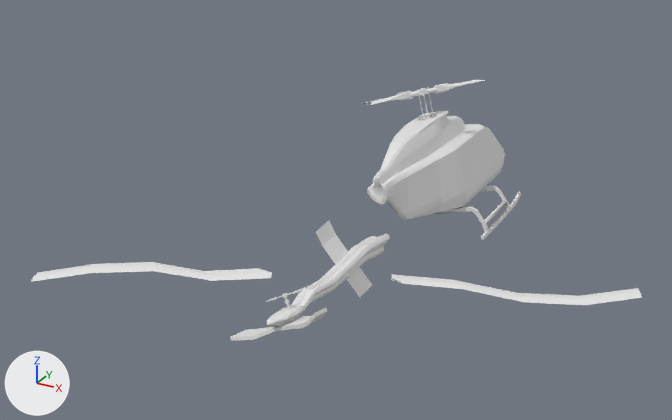
The FBX model Contents/mods/Expanded Helicopter Events/media/models_X/vehicles/Vehicle_Bell206Fuselage.fbx as it was, and as the next commit left it.
Before and after are seen from a 50 mm camera at (2.53, -6.61, 3.0) aimed at (-0.4, -1.27, 0.33). The lights are fixed; the arrows at lower left show +X, +Y and +Z. Where no turn or scale is listed for an object, it has been applied to the vertices.

Objects in the first picture: 'Fuselage.001', 'Fuselage.016'.
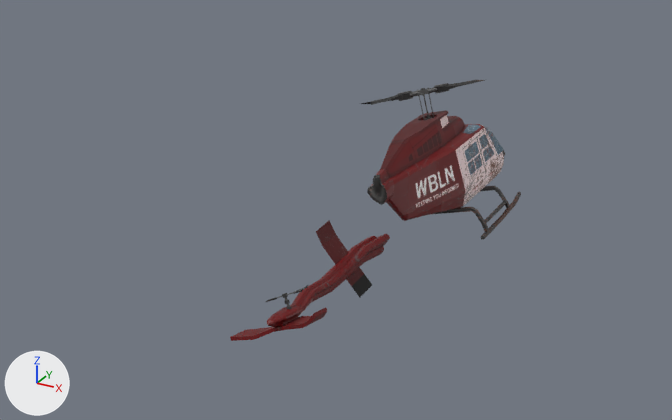
The newer file is also turned or shifted as a whole; pictures and numbers use the older file's frame.

What the commit changed:
Picture 'Vehicle_Bell206LBMWDamaged.png' (img_vehicle_bell206lbmwdamaged_png) is new.
In material 'Material.001' (mat_material_001), base_color is no longer (0.8, 0.8, 0.8), white #e7e7e7.
In material 'Material.001' (mat_material_001), texture is now set to img_vehicle_bell206lbmwdamaged_png.
Mesh me_cube_009 is new.
It has 342 vertices, 320 faces and spans x -0.119..0.539, y -1.075..0.414, z 0.142..0.578.
It uses material mat_material_001 (picture img_vehicle_bell206lbmwdamaged_png).
Object 'Fuselage.001' (ob_fuselage_001) is deleted.
Object 'Fuselage.010' (ob_fuselage_010) is new; it shows me_cube_009.
Its location is (-0.226, -1.704, -0.123).

Changed parts and their boxes [x1, y1, x2, y2] in the pictures (672 x 420 px):
'Fuselage.016', surface changed: [361, 80, 521, 240] in both
'Fuselage.001', deleted: before [31, 221, 642, 341]
'Fuselage.010', added (red): after [230, 221, 390, 341]
